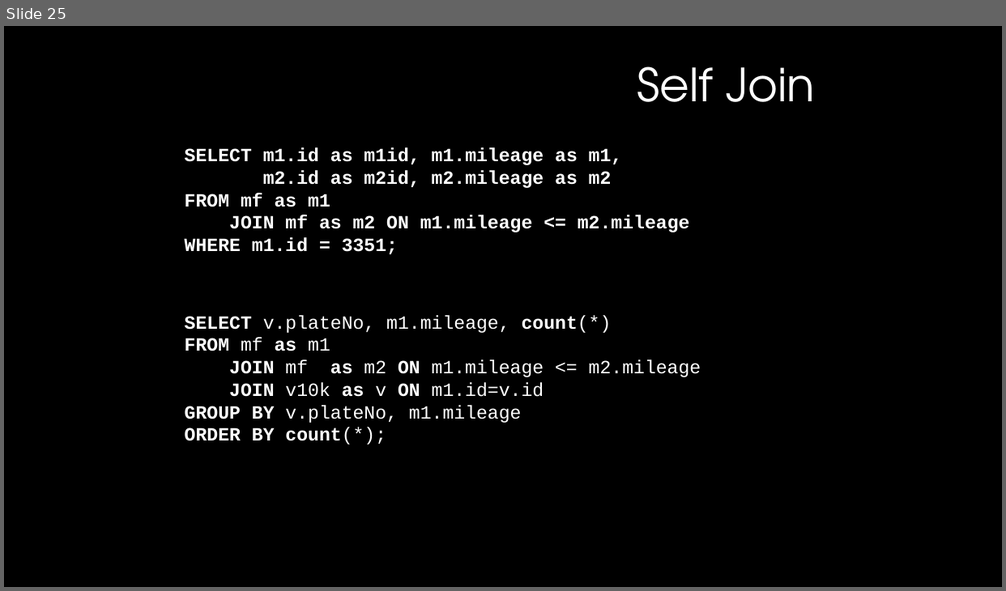
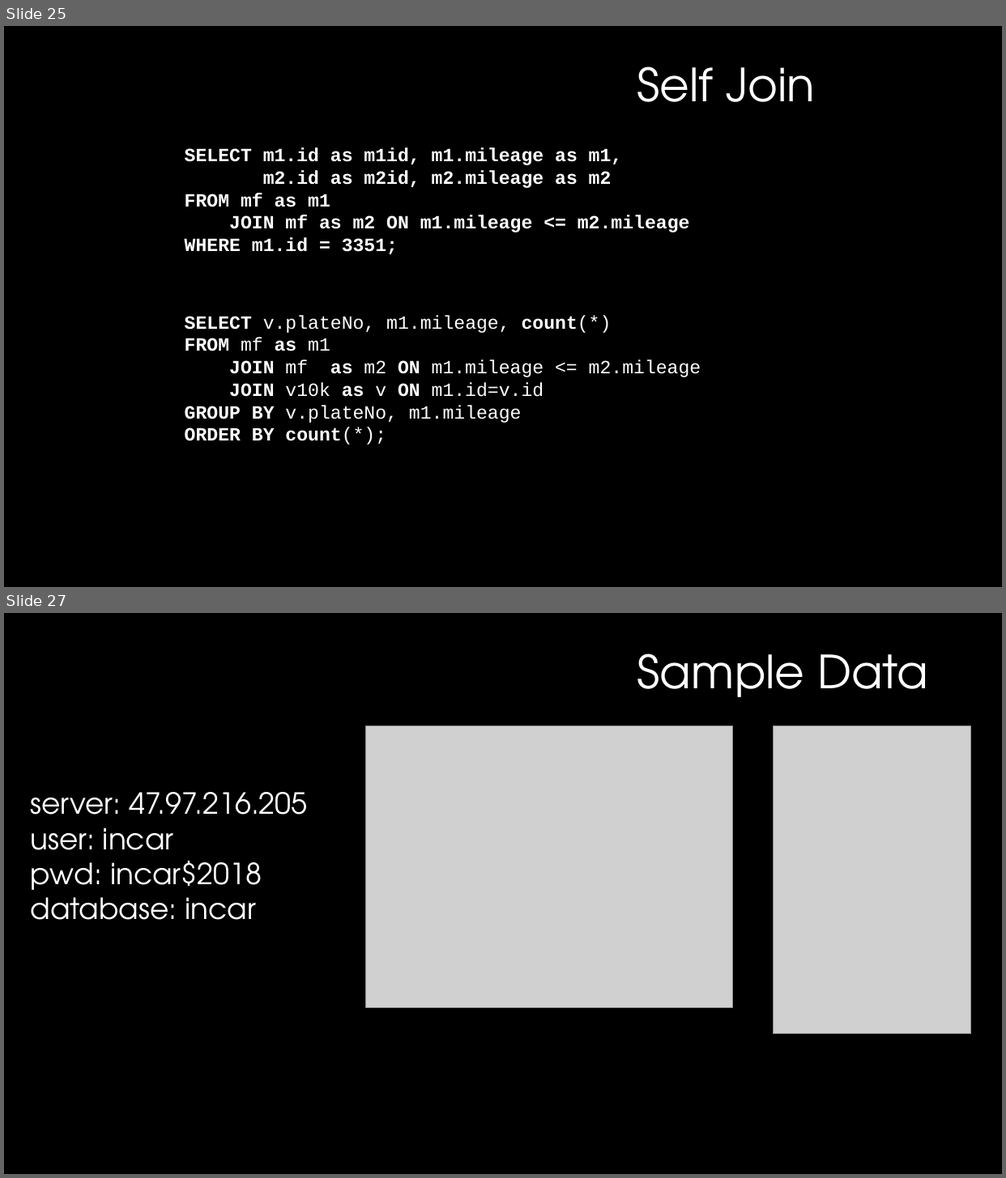
Before and after one commit to InCar/Training, a slide deck: Database/database.pptx. Shown one above the other, each under a label of ours: slide 25 before the commit, slides 25 and 27 after it; the slides between them are not shown. The pictures are 1006x591 and 1006x1178 pixels, drawn with LibreOffice and Linux fonts; fonts in the diff are those of the drawing; grey boxes stand for pictures; background and template pictures are left out. Boxes give left, top, right and bottom in pixels: in the first picture for what was removed or moved away, otherwise in the second. Text is boxed around its words. In the diff, an @@ line names an element or a change of style, - is before the commit and + after.

```diff
--- a/Database/database.pptx
+++ b/Database/database.pptx
@@ slide 27 added at box(4, 613, 1002, 1174), background #000000 @@
@@ text added at box(637, 653, 928, 697), 44 pt, text #FFFFFF @@
+Sample Data
@@ picture added at box(365, 726, 733, 1007) @@
@@ picture added at box(774, 726, 971, 1033) @@
@@ text added at box(31, 792, 307, 920), 28 pt, text #FFFFFF @@
+server: 47.97.216.205
+user: incar
+pwd: incar$2018
+database: incar
```
Also in this commit, not shown: 4 other slides added.
